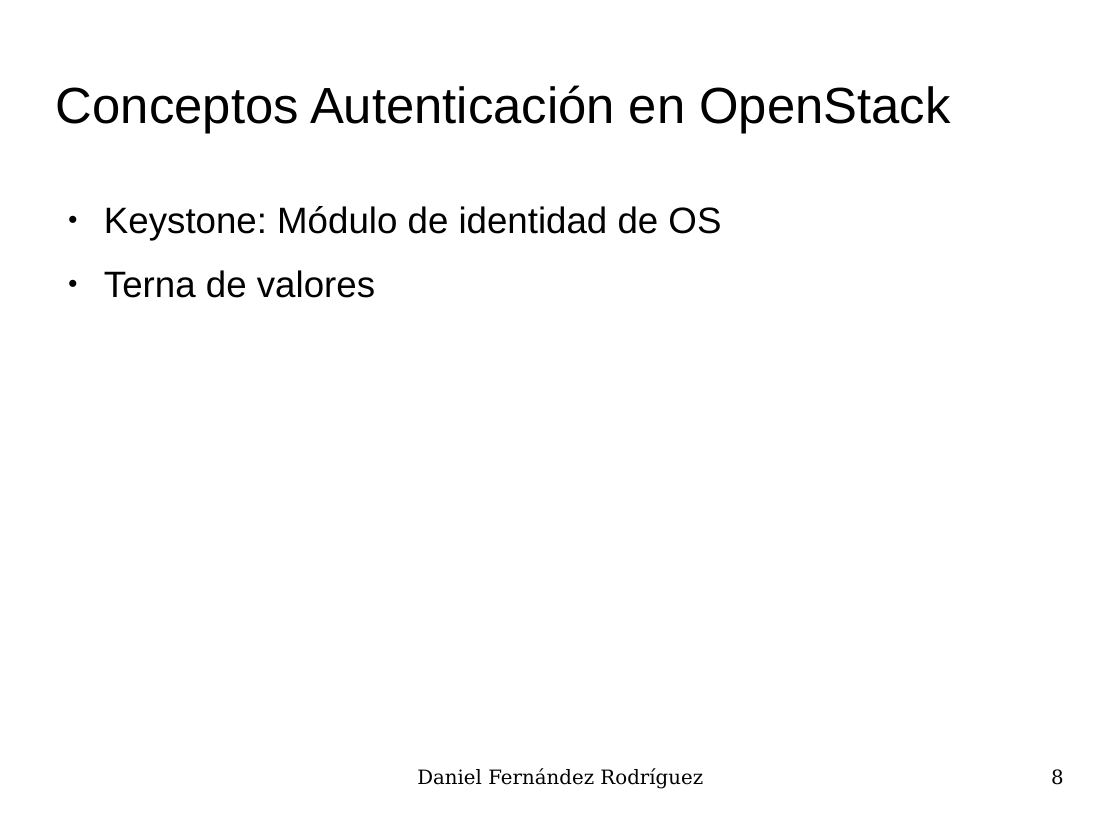
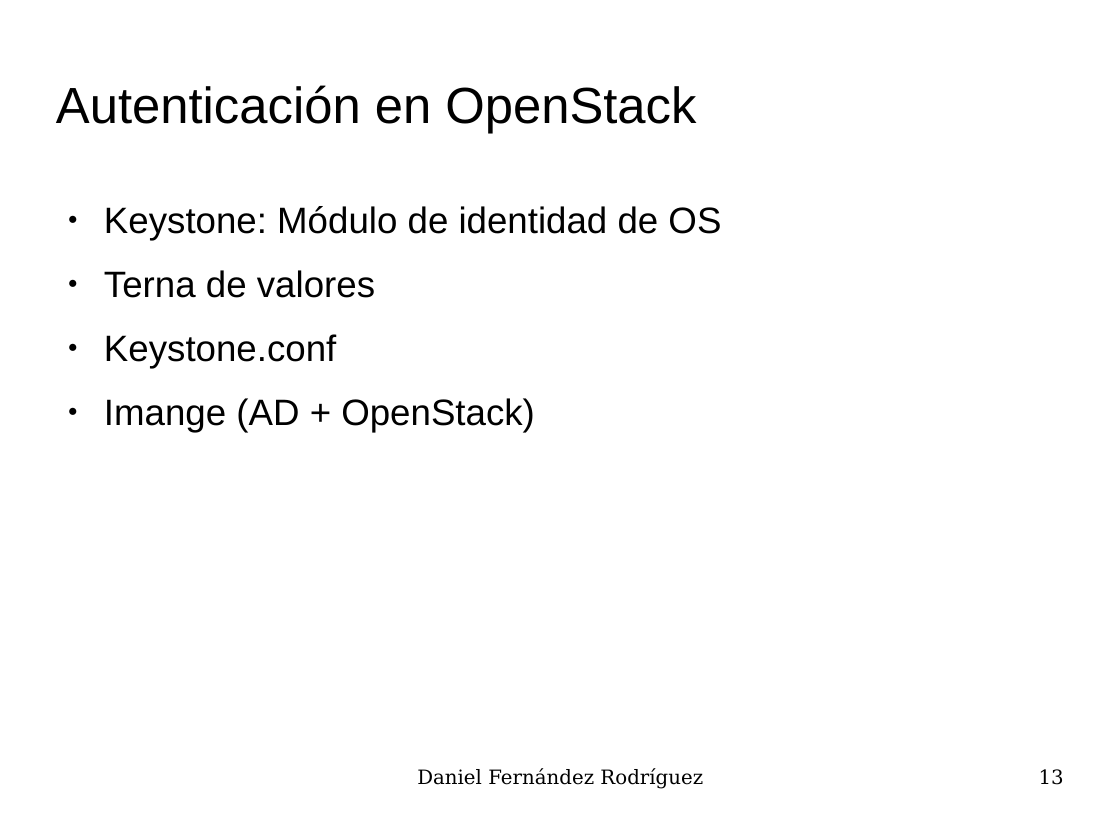
Before and after one commit to UO180222/tfg, a slide deck: slide 13 of docs/presentacion.odp (slide 8 before the commit). Drawn at 1120x840 pixels with LibreOffice and Linux fonts; fonts in the diff are those of the drawing; background and template pictures are left out. Boxes give left, top, right and bottom in pixels: in the first picture for what was removed or moved away, otherwise in the second. Text is boxed around its words. In the diff, an @@ line names an element or a change of style, - is before the commit and + after.

```diff
--- a/docs/presentacion.odp
+++ b/docs/presentacion.odp
@@ title at bbox=[56, 85, 696, 134]: text changed @@
-Conceptos Autenticación en OpenStack
+Autenticación en OpenStack
@@ text at bbox=[104, 334, 535, 432]: paragraphs added @@
+● Keystone.conf
+● Imange (AD + OpenStack)
@@ page number at bbox=[1039, 769, 1064, 785]: text changed @@
-8
+13
```
Also in this commit, not shown: 9 other slides changed, 5 slides added.
